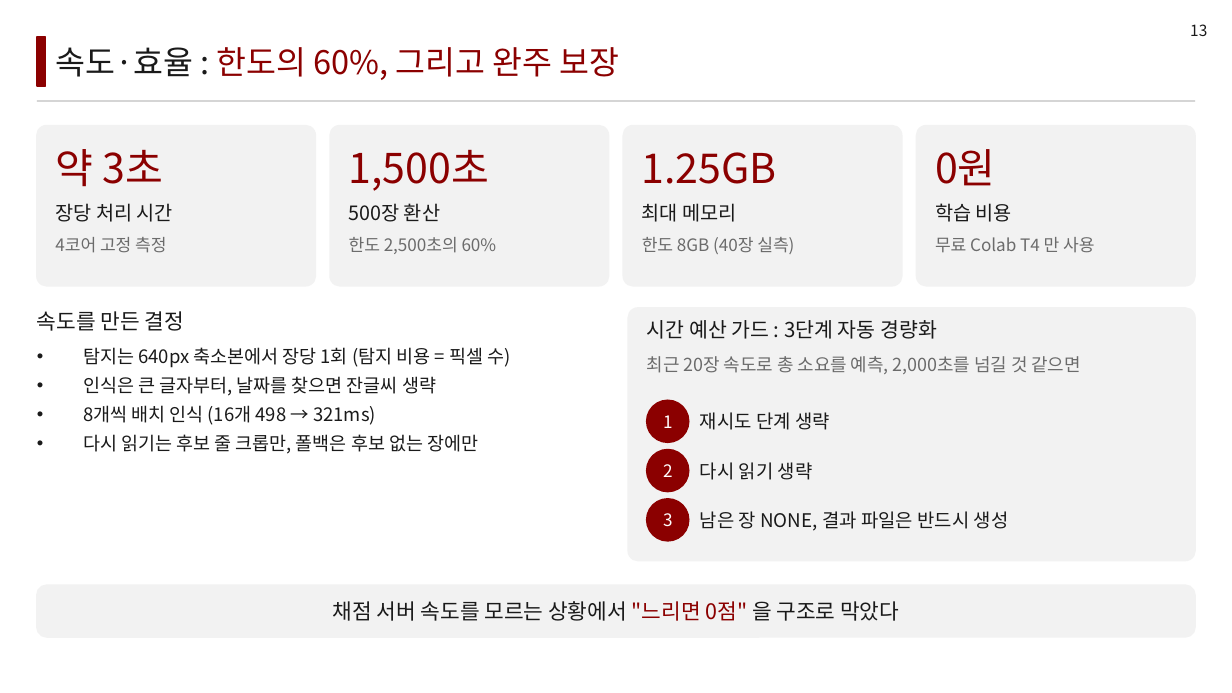
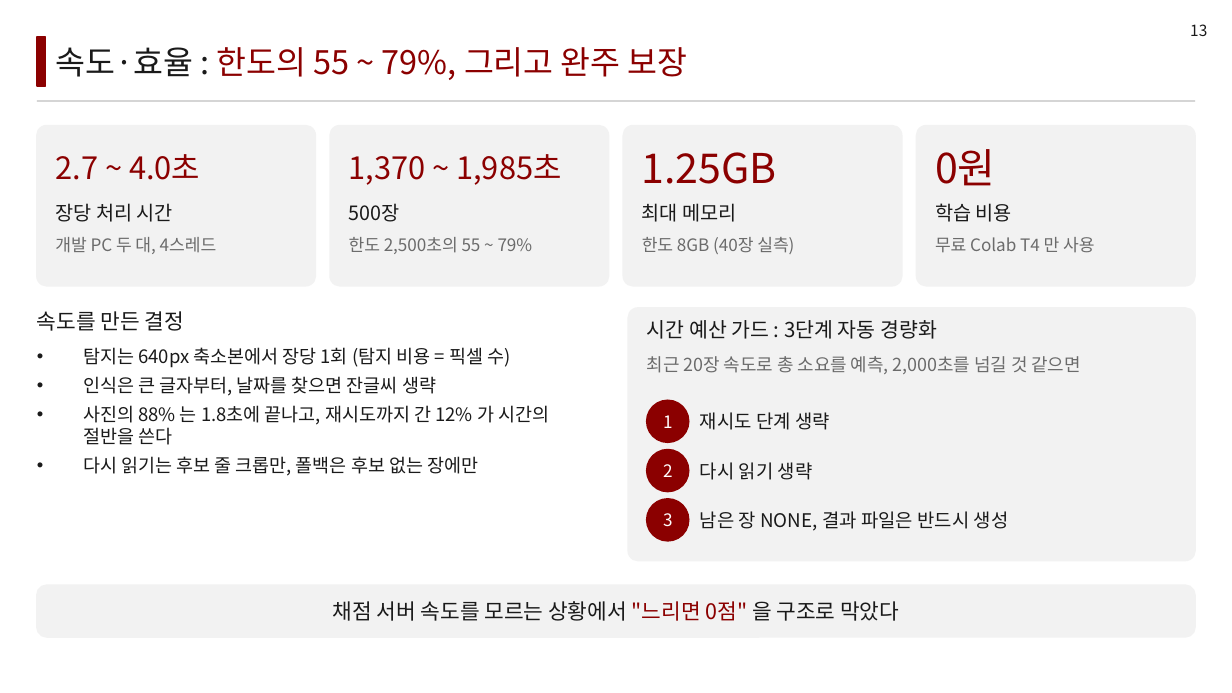
Before and after one commit to LEEbyeongchul/itda3-CODE-subway, a slide deck: slide 13 of 발표/[CODE]_서브웨이_본선발표.pptx. Drawn at 1232x693 pixels with LibreOffice and Linux fonts; fonts in the diff are those of the drawing. Boxes give left, top, right and bottom in pixels: in the first picture for what was removed or moved away, otherwise in the second. Text is boxed around its words. In the diff, an @@ line names an element or a change of style, - is before the commit and + after.

```diff
--- a/발표/[CODE]_서브웨이_본선발표.pptx
+++ b/발표/[CODE]_서브웨이_본선발표.pptx
@@ text at (55,47,688,80): text changed @@
-속도·효율 : 한도의 60%, 그리고 완주 보장
+속도·효율 : 한도의 55 ~ 79%, 그리고 완주 보장
@@ text at (55,154,200,180): text changed; size 24 to 18 pt @@
-약 3초
+2.7 ~ 4.0초
@@ text at (349,154,561,185): text changed; size 24 to 18 pt @@
-1,500초
+1,370 ~ 1,985초
@@ text at (349,203,400,222): text changed @@
-500장 환산
+500장
@@ text at (55,237,217,254): text changed @@
-4코어 고정 측정
+개발 PC 두 대, 4스레드
@@ text at (349,237,533,254): text changed @@
-한도 2,500초의 60%
+한도 2,500초의 55 ~ 79%
@@ text at (83,405,549,445): text changed @@
-• 8개씩 배치 인식 (16개 498 → 321ms)
+• 사진의 88% 는 1.8초에 끝나고, 재시도까지 간 12% 가 시간의 절반을 쓴다
```
Also in this commit, not shown: 10 other slides changed, 10 other files.
